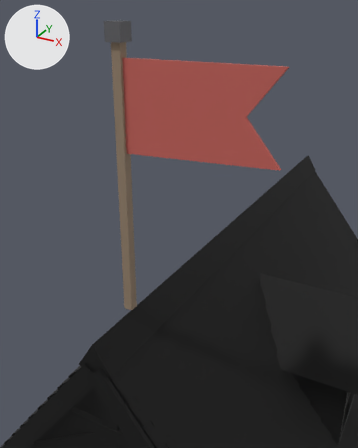
Two versions of the glTF model game/assets/modelle/gebaeude/neubau/wohnhaus_mensch_s2_g2.glb, one commit apart.
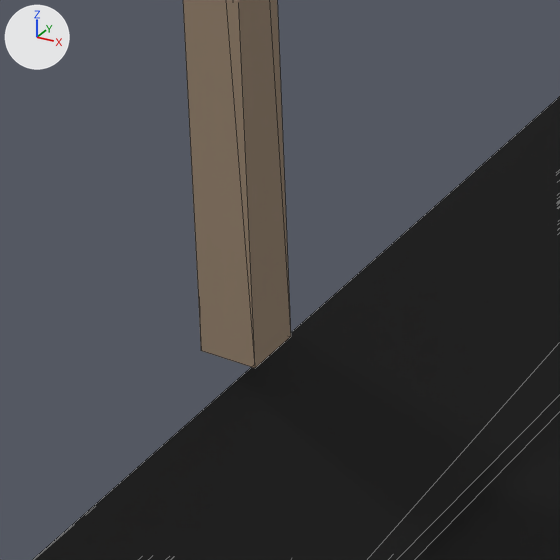
Each version appears first from a 50 mm lens placed at (1.595, -5.614, 11.727), pointed at (-0.089, -2.553, 10.196), and next in a close-up on the part from 27% to 48% of the width and 58% to 75% of the height. Lighting does not change. The marker at upper left points along +X, +Y and +Z. The older version's two pictures come first. The close-ups show mesh edges as thin lines. Vertices at exactly the same position are counted once.

Objects in the first close-up: 'Dach', 'Fahne'.
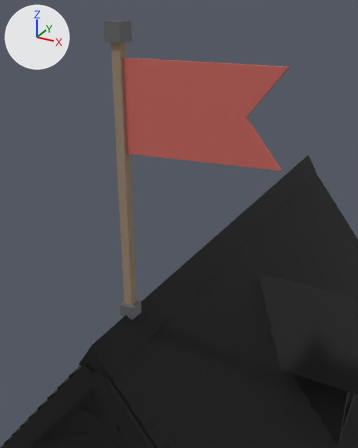
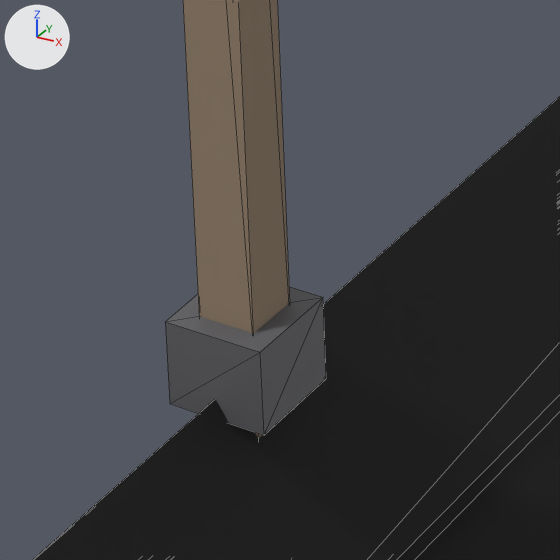
Location of each change, (x1, y1, x2, y2) in pixels of the close-ups (560 x 560 px):
'Fahne', reshaped: before (183, 0, 291, 368); after (165, 0, 326, 438)
part 1 of me_fahne, added: after (165, 287, 326, 435)

The change, as a list of edits to the scene's bpy script:
```text
Change me_fahne:
    used by ob_fahne; location = (0.0, 0.0, 0.0)
    remove me_fahne.from_pydata(...)  # 26 vertices, 36 faces; spans x -0.72..0.64, y -2.52..-2.38, z 9.21..11.63
    add me_fahne.from_pydata(...)  # 38 vertices, 56 faces; spans x -0.72..0.64, y -2.52..-2.38, z 9.07..11.63
    me_fahne part 1: a new loose piece, a box spanning x -0.72..-0.58, y -2.52..-2.38, z 9.14..9.26, in mat_eisen (dark grey #616165)
    other edits to the shape of me_fahne do not show in these pictures
```
